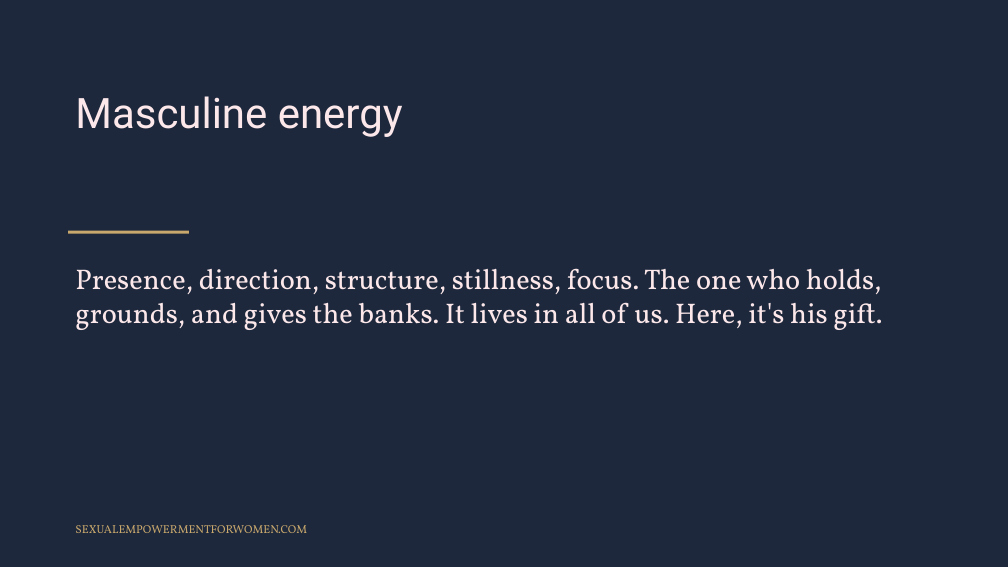
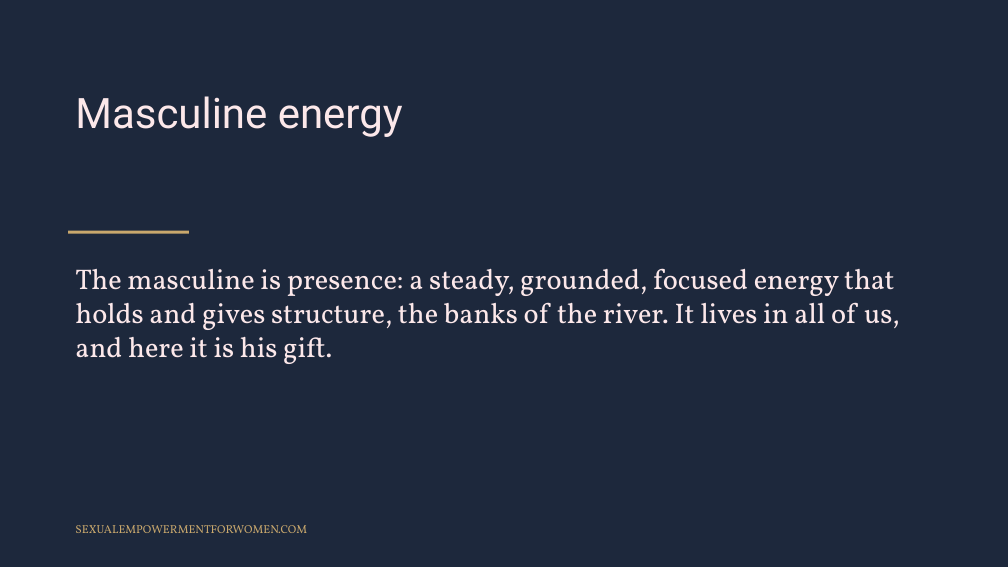
Before and after one commit to tarisha-starr/GitHub-folder, a slide deck: slide 3 of content/sessions/slides/Polarity-and-Attraction.pptx. Drawn at 1008x567 pixels with LibreOffice and Linux fonts; fonts in the diff are those of the drawing. Boxes give left, top, right and bottom in pixels: in the first picture for what was removed or moved away, otherwise in the second. Text is boxed around its words. In the diff, an @@ line names an element or a change of style, - is before the commit and + after.

```diff
--- a/content/sessions/slides/Polarity-and-Attraction.pptx
+++ b/content/sessions/slides/Polarity-and-Attraction.pptx
@@ text at box(75, 268, 899, 364): text changed @@
-Presence, direction, structure, stillness, focus. The one who holds, grounds, and gives the banks. It lives in all of us. Here, it's his gift.
+The masculine is presence: a steady, grounded, focused energy that holds and gives structure, the banks of the river. It lives in all of us, and here it is his gift.
```
Also in this commit, not shown: 4 other slides changed, 3 other files.
